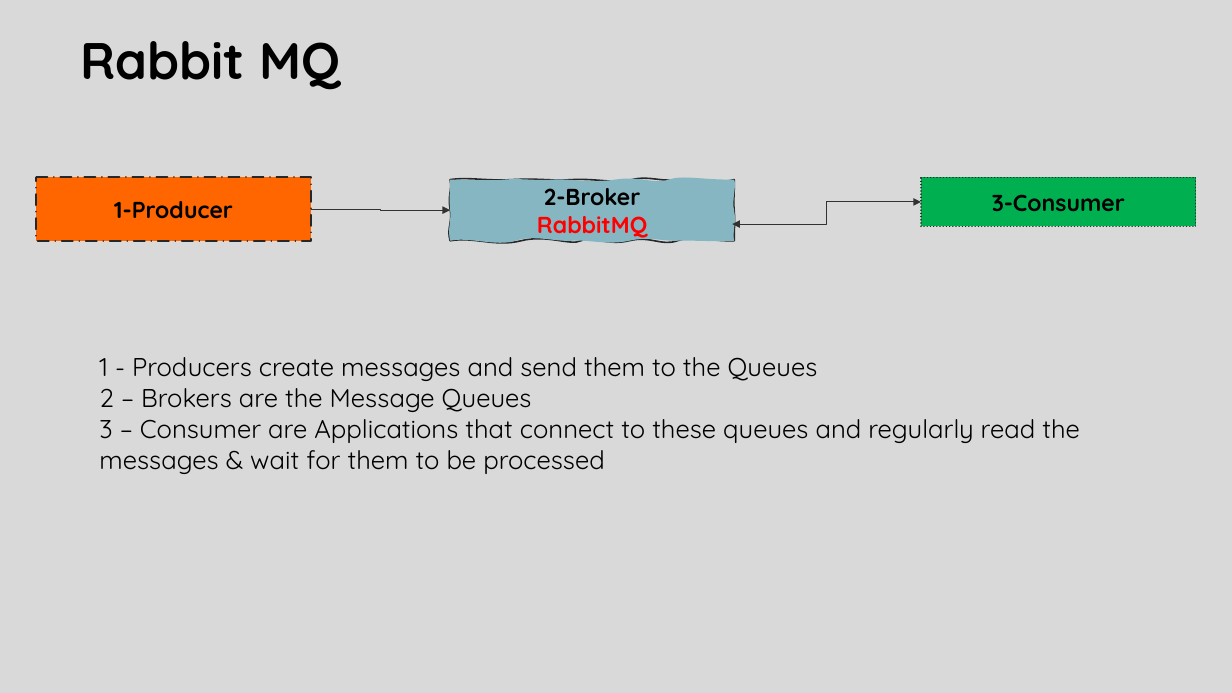
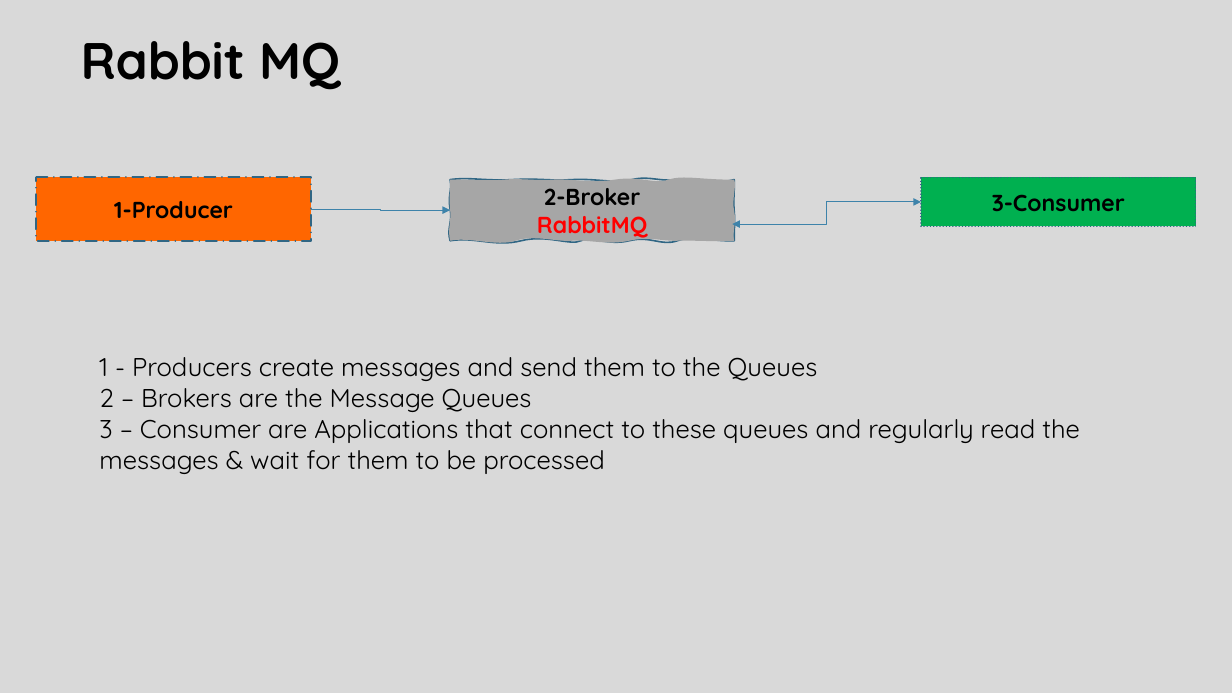
Before and after one commit to calvinmo/NTD2022, a slide deck: slide 9 of Async-Testing-NTD22-V1.pptx (slide 8 before the commit). Drawn at 1232x693 pixels with LibreOffice and Linux fonts; fonts in the diff are those of the drawing. Boxes give left, top, right and bottom in pixels: in the first picture for what was removed or moved away, otherwise in the second. Text is boxed around its words. In the diff, an @@ line names an element or a change of style, - is before the commit and + after.

```diff
--- a/Async-Testing-NTD22-V1.pptx
+++ b/Async-Testing-NTD22-V1.pptx
@@ rectangle "1-Producer" at (36, 177, 311, 241): outline #272727 1.25 pt dashed to #306684 1.25 pt dashed @@
@@ freeform shape "2-Broker" at (450, 179, 734, 240): fill #86B6C2 to #A6A6A6; outline #272727 1.25 pt to #306684 1.25 pt @@
@@ rectangle "3-Consumer" at (921, 177, 1196, 226): outline #272727 1.25 pt dashed to #306684 1.25 pt dashed @@
@@ elbow arrow (311, 209) - (450, 210): stroke #333333 0.75 pt to #3E84AB 0.75 pt @@
@@ elbow double arrow (921, 201) - (733, 224): stroke #333333 0.75 pt to #3E84AB 0.75 pt @@
```
Also in this commit, not shown: 12 other slides changed, 1 slide removed.
